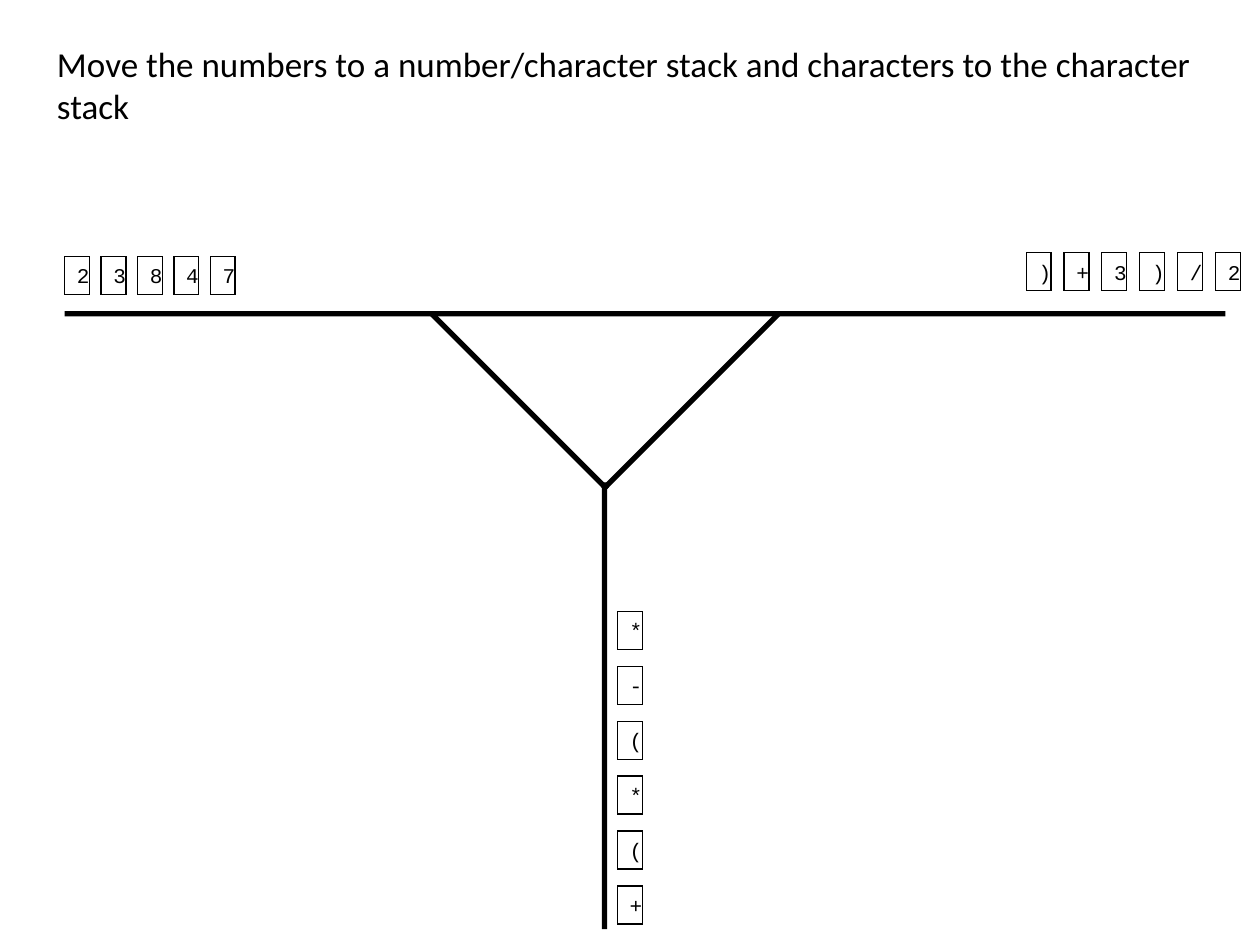
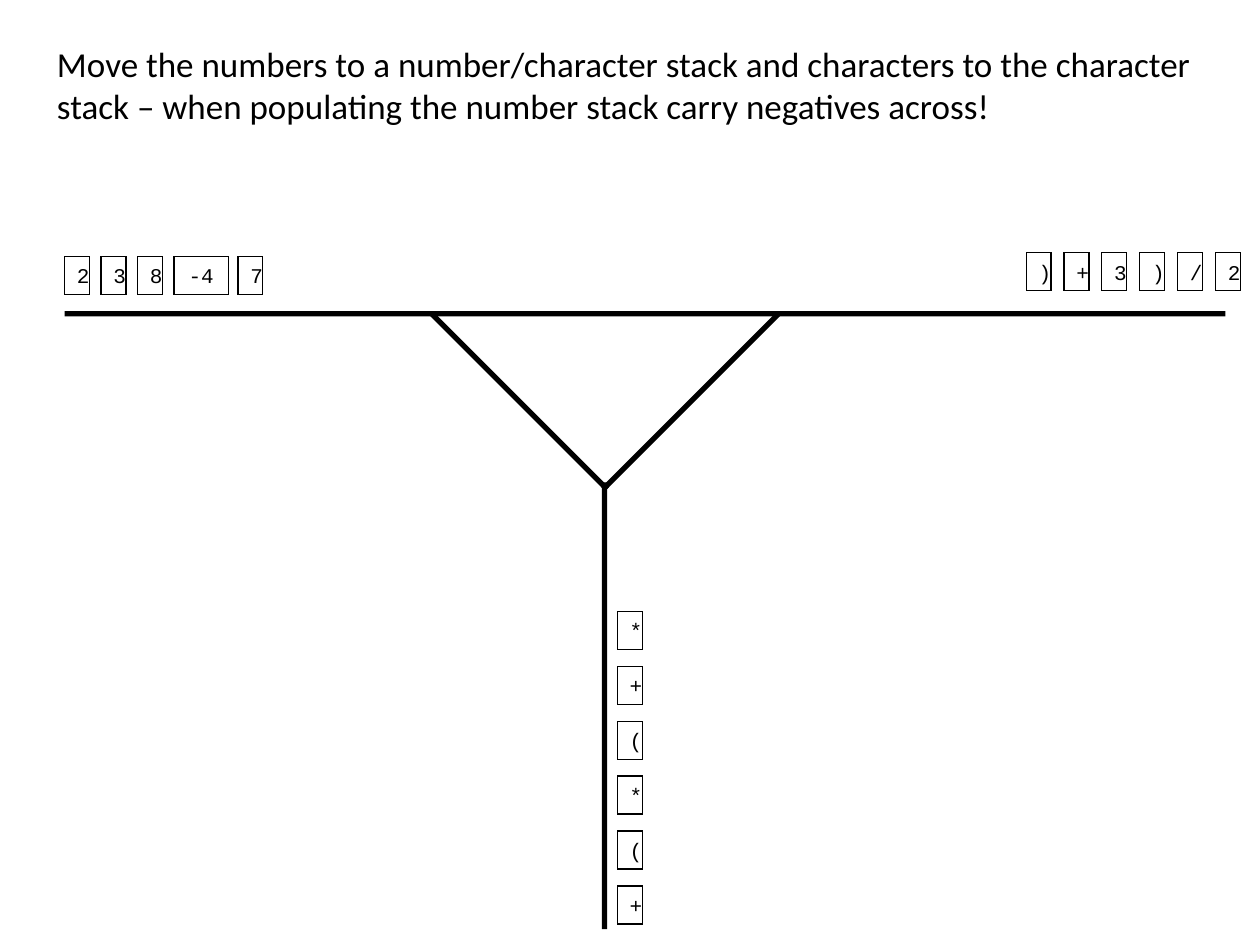
Before and after one commit to DejanPopovic1/ArithmeticEvaluator, a slide deck: slide 2 of ShuntingYardv2.ppt. Drawn at 1260x945 pixels with LibreOffice and Linux fonts; fonts in the diff are those of the drawing. Boxes give left, top, right and bottom in pixels: in the first picture for what was removed or moved away, otherwise in the second. Text is boxed around its words. In the diff, an @@ line names an element or a change of style, - is before the commit and + after.

```diff
--- a/ShuntingYardv2.ppt
+++ b/ShuntingYardv2.ppt
@@ text at (57, 52, 1190, 125): text changed @@
-Move the numbers to a number/character stack and characters to the character stack
+Move the numbers to a number/character stack and characters to the character stack – when populating the number stack carry negatives across!
@@ rectangle "-4": place and size @@
-rectangle "-4" at (174, 257, 199, 295)
+rectangle "-4" at (174, 257, 228, 295)
@@ text in rectangle at (189, 269, 214, 283): text changed @@
-4
+-4
@@ rectangle "7": place and size @@
-rectangle "7" at (210, 257, 236, 295)
+rectangle "7" at (238, 257, 263, 295)
@@ text in rectangle at (617, 667, 643, 704): text changed @@
--
++
```
Also in this commit, not shown: 1 slide added, 15 other files.
